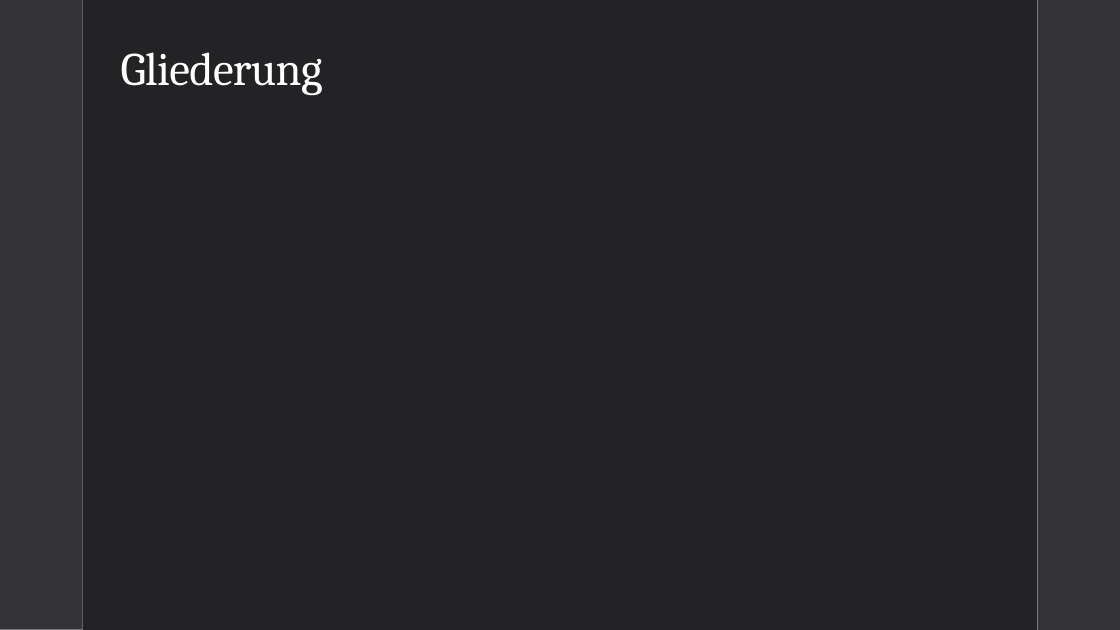
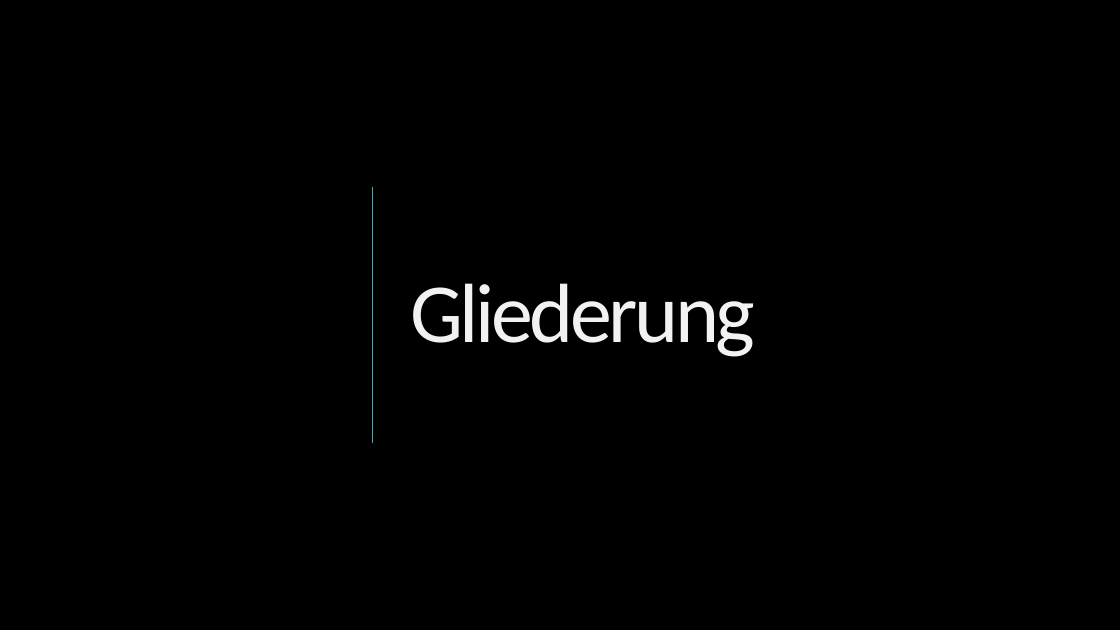
Before and after one commit to juliboron/exceptions-gfs, a slide deck: slide 2 of Exceptions.pptx. Drawn at 1120x630 pixels with LibreOffice and Linux fonts; fonts in the diff are those of the drawing; background and template pictures are left out. Boxes give left, top, right and bottom in pixels: in the first picture for what was removed or moved away, otherwise in the second. Text is boxed around its words. In the diff, an @@ line names an element or a change of style, - is before the commit and + after.

```diff
--- a/Exceptions.pptx
+++ b/Exceptions.pptx
@@ background #FFFFFF to picture (left out) @@
@@ rectangle removed at [0, 0, 1038, 630] @@
@@ rectangle removed at [0, 0, 82, 630] @@
@@ rectangle removed at [82, 0, 1038, 630] @@
@@ rectangle removed at [1038, 0, 1120, 630] @@
@@ title "Gliederung": place and size @@
-title "Gliederung" at [121, 52, 323, 95]
+title "Gliederung" at [411, 283, 756, 357]
@@ title "Gliederung" at [411, 283, 756, 357]: size 40 to 72 pt, font Cambria to Calibri, text colour #FFFFFF to #F2F2F2, letter spacing -0.5 to -3 pt @@
@@ line added from (373, 187) to (373, 444), #41AEBD 0.5 pt @@
```
Also in this commit, not shown: 1 other slide changed, 8 slides added, 35 other files.
